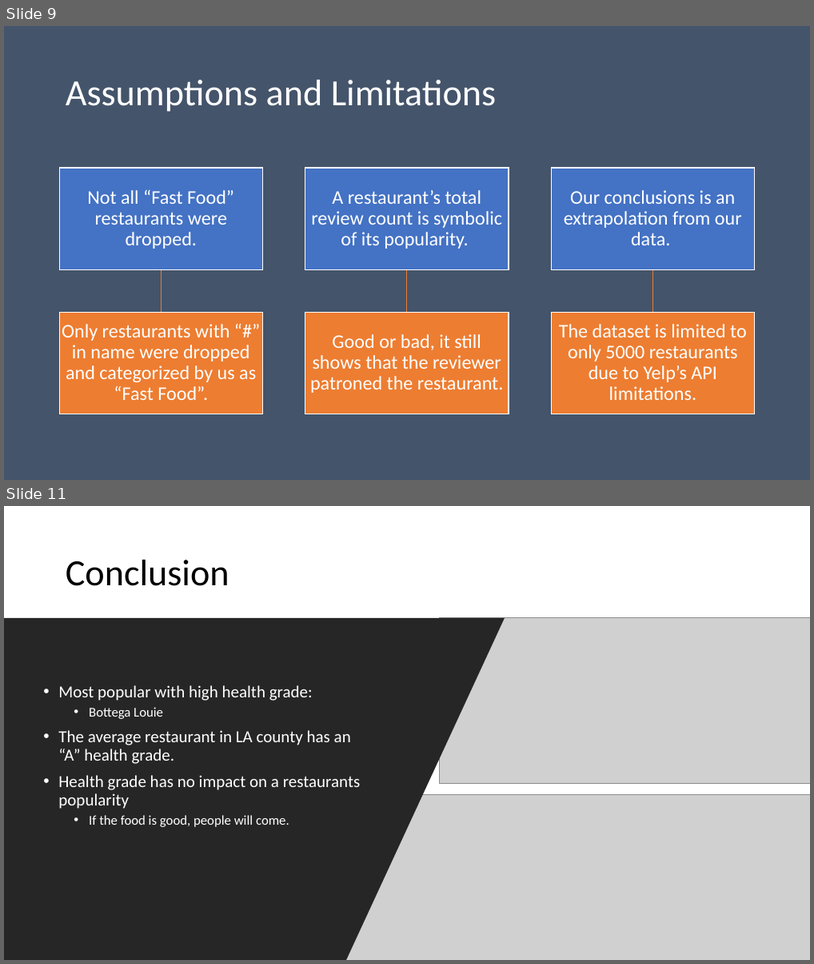
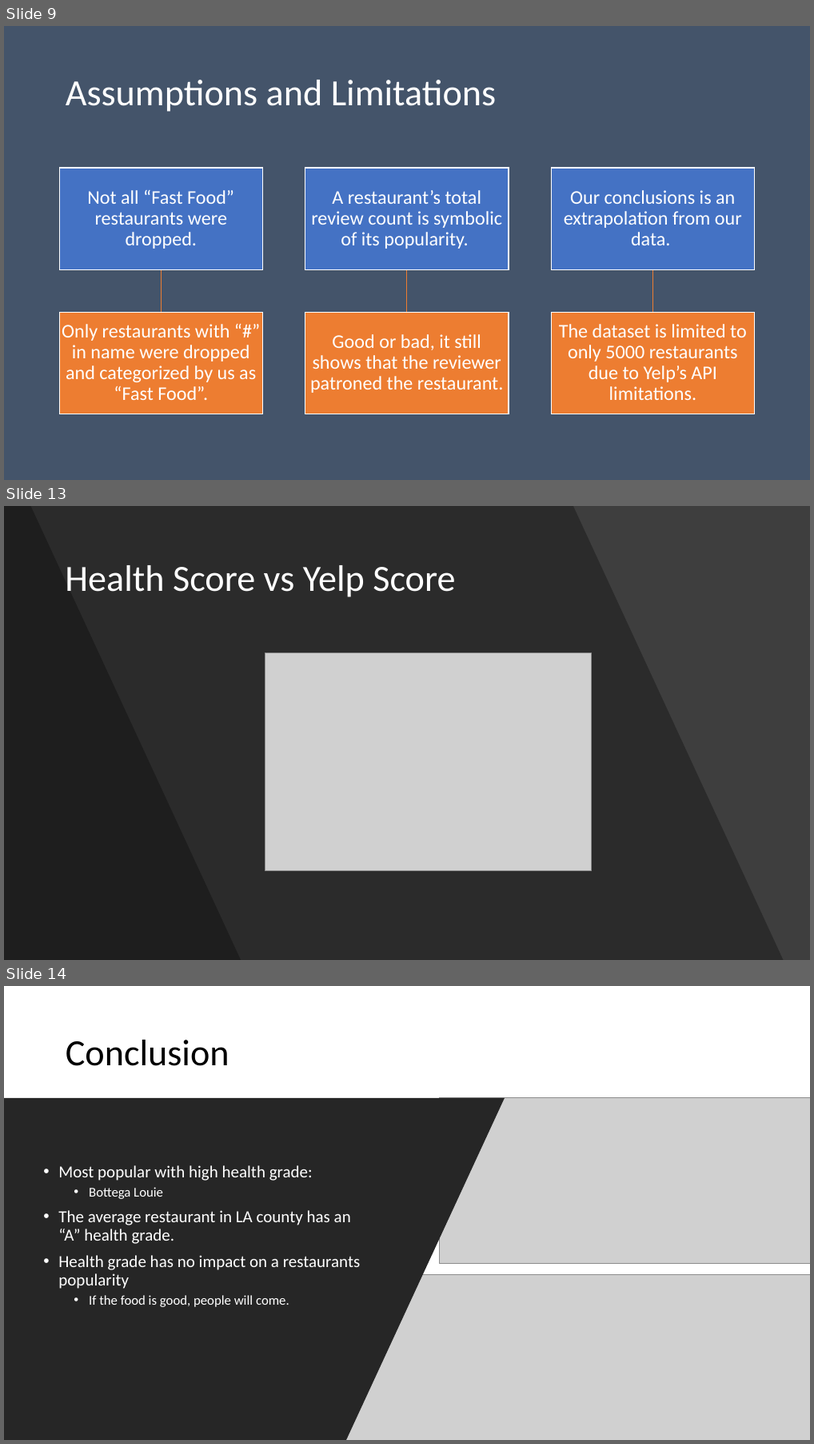
Before and after one commit to ryankchang/project1, a slide deck: GoodEats.pptx. Shown one above the other, each under a label of ours: slides 9 and 11 before the commit, slides 9, 13 and 14 after it; the slides between them are not shown. The pictures are 814x964 and 814x1444 pixels, drawn with LibreOffice and Linux fonts; fonts in the diff are those of the drawing; grey boxes stand for pictures. Boxes give left, top, right and bottom in pixels: in the first picture for what was removed or moved away, otherwise in the second. Text is boxed around its words. In the diff, an @@ line names an element or a change of style, - is before the commit and + after.

```diff
--- a/GoodEats.pptx
+++ b/GoodEats.pptx
@@ slide 13 added at <box>4,506,810,960</box>, background #454545 @@
@@ rectangle added at <box>4,506,810,960</box>, fill #000000 at 9% opacity @@
@@ freeform shape added at <box>4,506,784,960</box>, fill #000000 at 30% opacity @@
@@ freeform shape added at <box>4,506,241,960</box>, fill #000000 at 30% opacity @@
@@ title added at <box>65,565,455,597</box>, 44 pt, text #FFFFFF @@
+Health Score vs Yelp Score
@@ picture added at <box>266,653,592,871</box> @@
@@ what was slide 11 is now slide 14 @@
```
Also in this commit, not shown: 1 slide changed, 2 other slides added.
